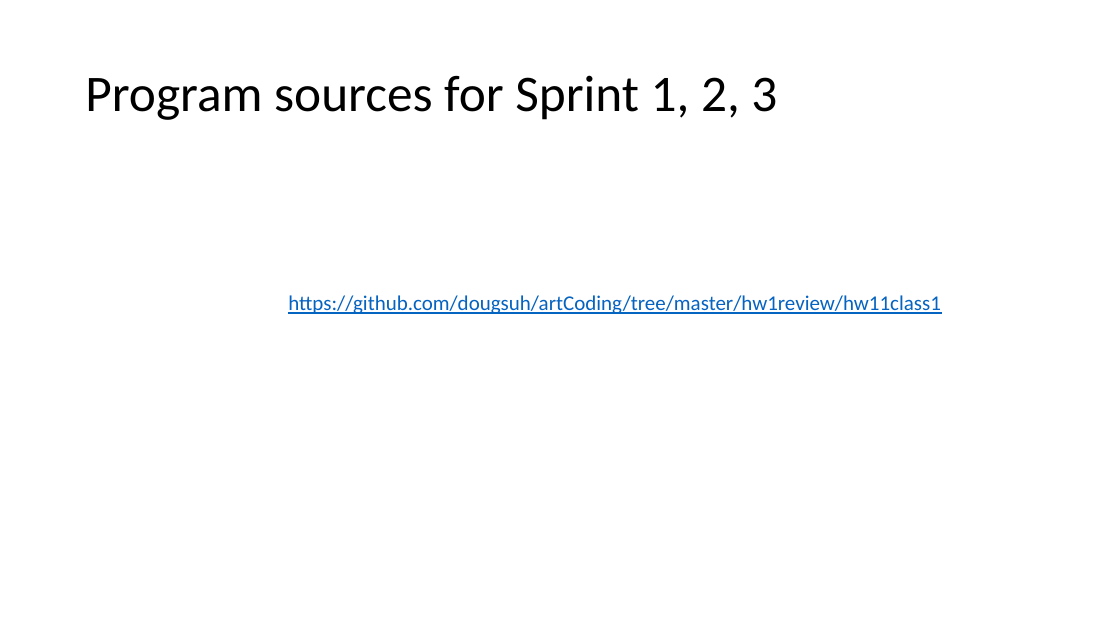
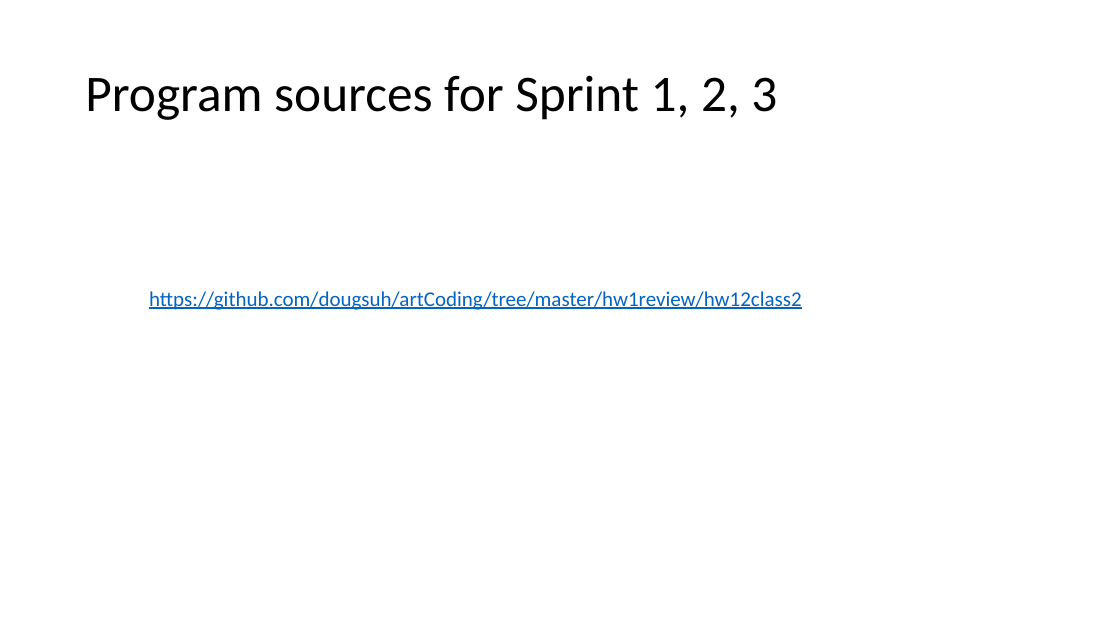
Before and after one commit to dougsuh/artCoding, a slide deck: slide 3 of hw1review/hw12class2/HW12class1V1.pptx. Drawn at 1120x630 pixels with LibreOffice and Linux fonts; fonts in the diff are those of the drawing. Boxes give left, top, right and bottom in pixels: in the first picture for what was removed or moved away, otherwise in the second. Text is boxed around its words. In the diff, an @@ line names an element or a change of style, - is before the commit and + after.

```diff
--- a/hw1review/hw12class2/HW12class1V1.pptx
+++ b/hw1review/hw12class2/HW12class1V1.pptx
@@ text at (149,291,802,310): text changed @@
-https://github.com/dougsuh/artCoding/tree/master/hw1review/hw11class1
+https://github.com/dougsuh/artCoding/tree/master/hw1review/hw12class2
```
